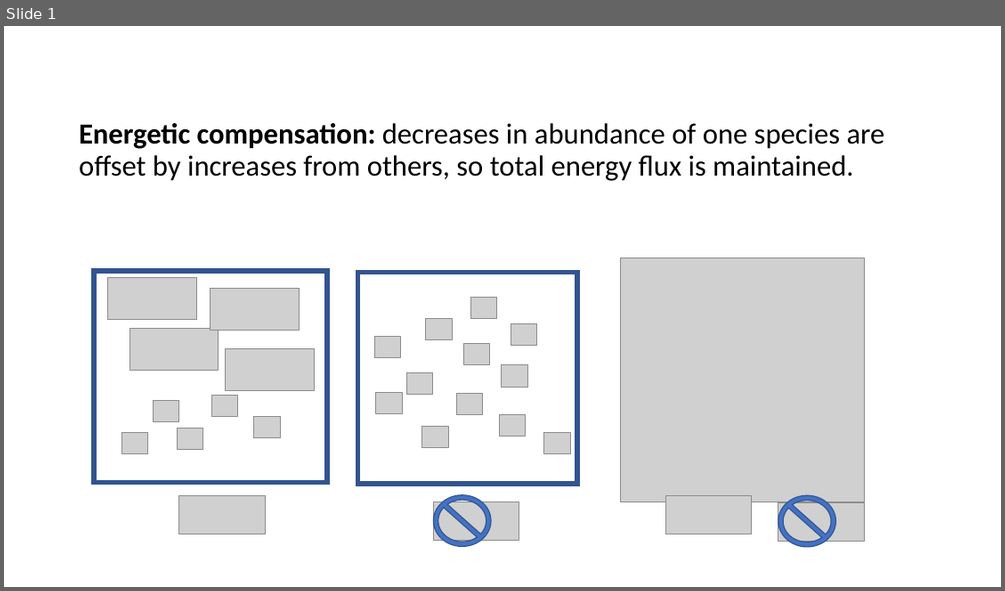
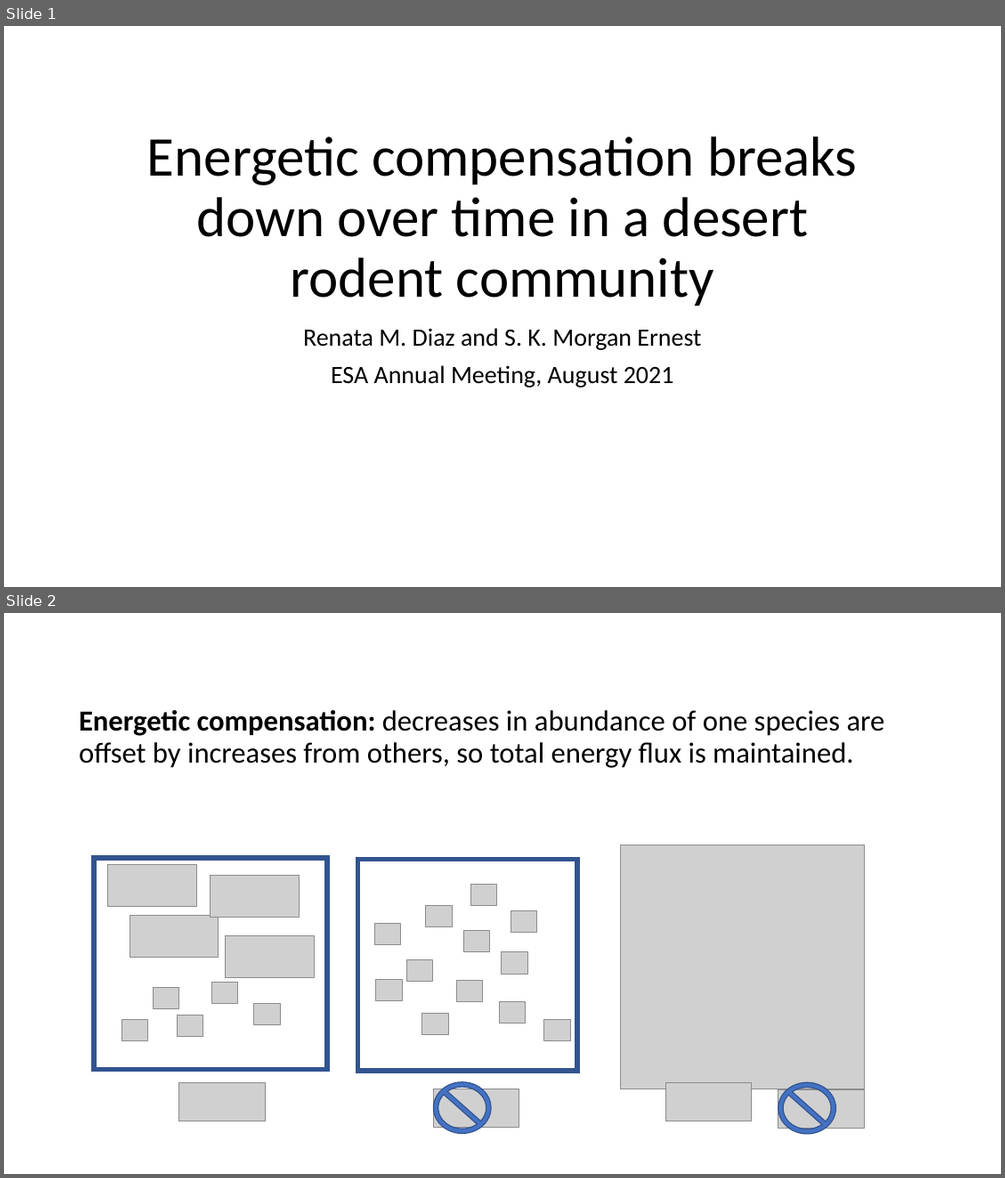
Before and after one commit to diazrenata/squareone, a slide deck: presentations/esa/rat pictures.pptx. Shown one above the other, each under a label of ours: slide 1 before the commit, slides 1 and 2 after it. The pictures are 1005x591 and 1005x1178 pixels, drawn with LibreOffice and Linux fonts; fonts in the diff are those of the drawing; grey boxes stand for pictures. Boxes give left, top, right and bottom in pixels: in the first picture for what was removed or moved away, otherwise in the second. Text is boxed around its words. In the diff, an @@ line names an element or a change of style, - is before the commit and + after.

```diff
--- a/presentations/esa/rat pictures.pptx
+++ b/presentations/esa/rat pictures.pptx
@@ slide 1 added at (4,26,1001,587), background #FFFFFF @@
@@ title added at (147,136,857,305), 54 pt, text #000000 @@
+Energetic compensation breaks down over time in a desert rodent community
@@ subtitle added at (303,328,701,387), 24 pt, text #000000 @@
+Renata M. Diaz and S. K. Morgan Ernest
+ESA Annual Meeting, August 2021
@@ what was slide 1 is now slide 2 @@
```
Also in this commit, not shown: 2 other slides added.
